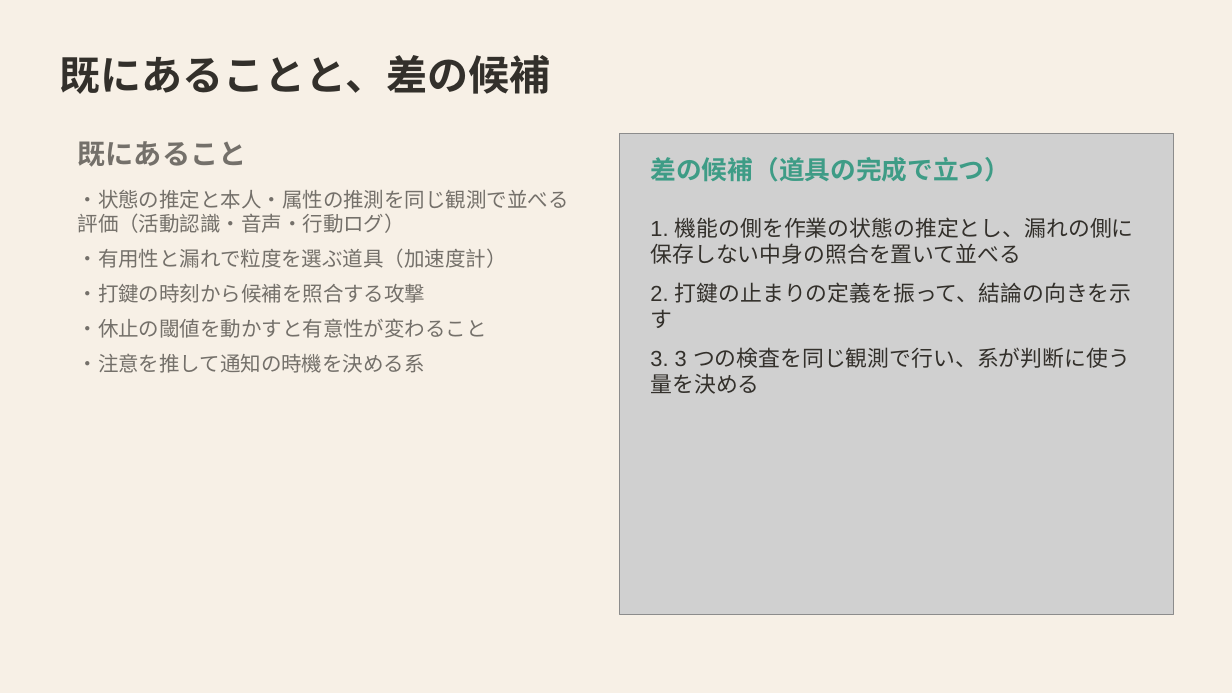
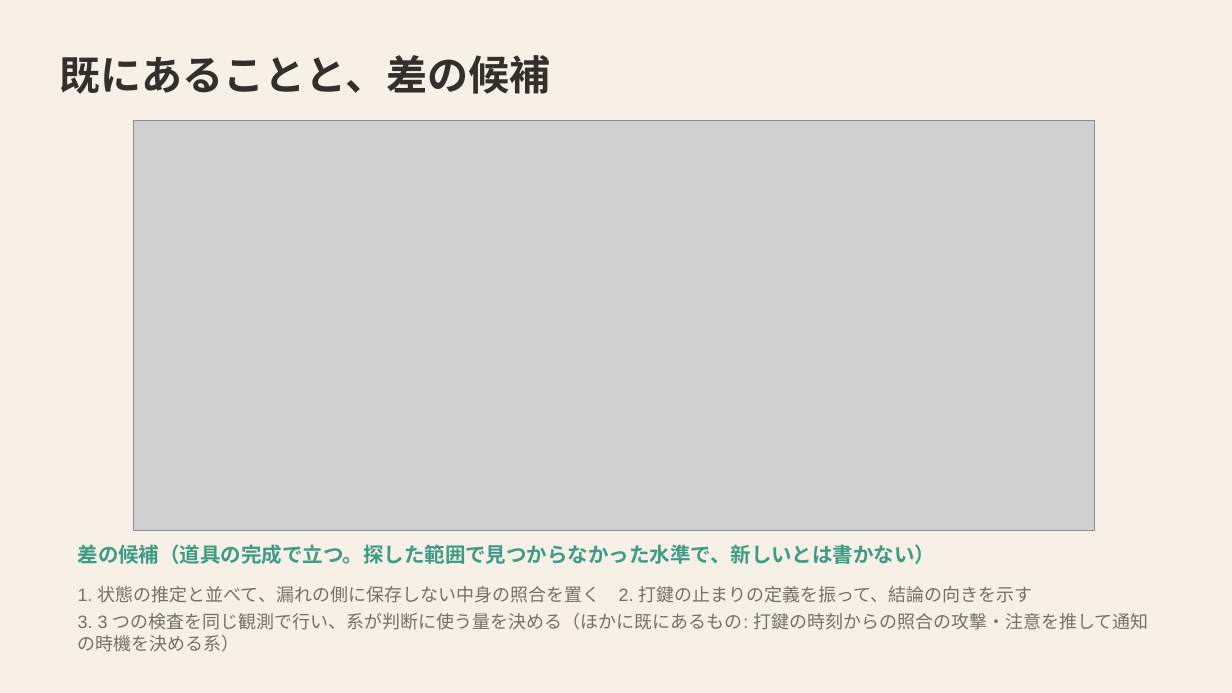
Before and after one commit to mikotomiura/GSE-prototype, a slide deck: slide 12 of docs/slides/project-overview/GSE_project_detail.pptx. Drawn at 1232x693 pixels with LibreOffice and Linux fonts; fonts in the diff are those of the drawing; grey boxes stand for pictures. Boxes give left, top, right and bottom in pixels: in the first picture for what was removed or moved away, otherwise in the second. Text is boxed around its words. In the diff, an @@ line names an element or a change of style, - is before the commit and + after.

```diff
--- a/docs/slides/project-overview/GSE_project_detail.pptx
+++ b/docs/slides/project-overview/GSE_project_detail.pptx
@@ text removed at (78,141,247,167) @@
-既にあること
@@ picture added at (134,120,1095,531) @@
@@ picture removed at (619,134,1174,615) @@
@@ text removed at (650,157,1010,182) @@
-差の候補（道具の完成で立つ）
@@ text at (78,544,936,564): text changed; text colour #74706A to #3E9C86; bold on @@
-・状態の推定と本人・属性の推測を同じ観測で並べる評価（活動認識・音声・行動ログ）
-・有用性と漏れで粒度を選ぶ道具（加速度計）
-・打鍵の時刻から候補を照合する攻撃
-・休止の閾値を動かすと有意性が変わること
-・注意を推して通知の時機を決める系
+差の候補（道具の完成で立つ。探した範囲で見つからなかった水準で、新しいとは書かない）
@@ text at (78,586,1148,652): text changed; size 17 to 14 pt; text colour #33302B to #74706A @@
-1. 機能の側を作業の状態の推定とし、漏れの側に保存しない中身の照合を置いて並べる
-2. 打鍵の止まりの定義を振って、結論の向きを示す
-3. 3 つの検査を同じ観測で行い、系が判断に使う量を決める
+1. 状態の推定と並べて、漏れの側に保存しない中身の照合を置く 2. 打鍵の止まりの定義を振って、結論の向きを示す
+3. 3 つの検査を同じ観測で行い、系が判断に使う量を決める（ほかに既にあるもの: 打鍵の時刻からの照合の攻撃・注意を推して通知の時機を決める系）
```
Also in this commit, not shown: 10 other slides changed, 31 other files.
